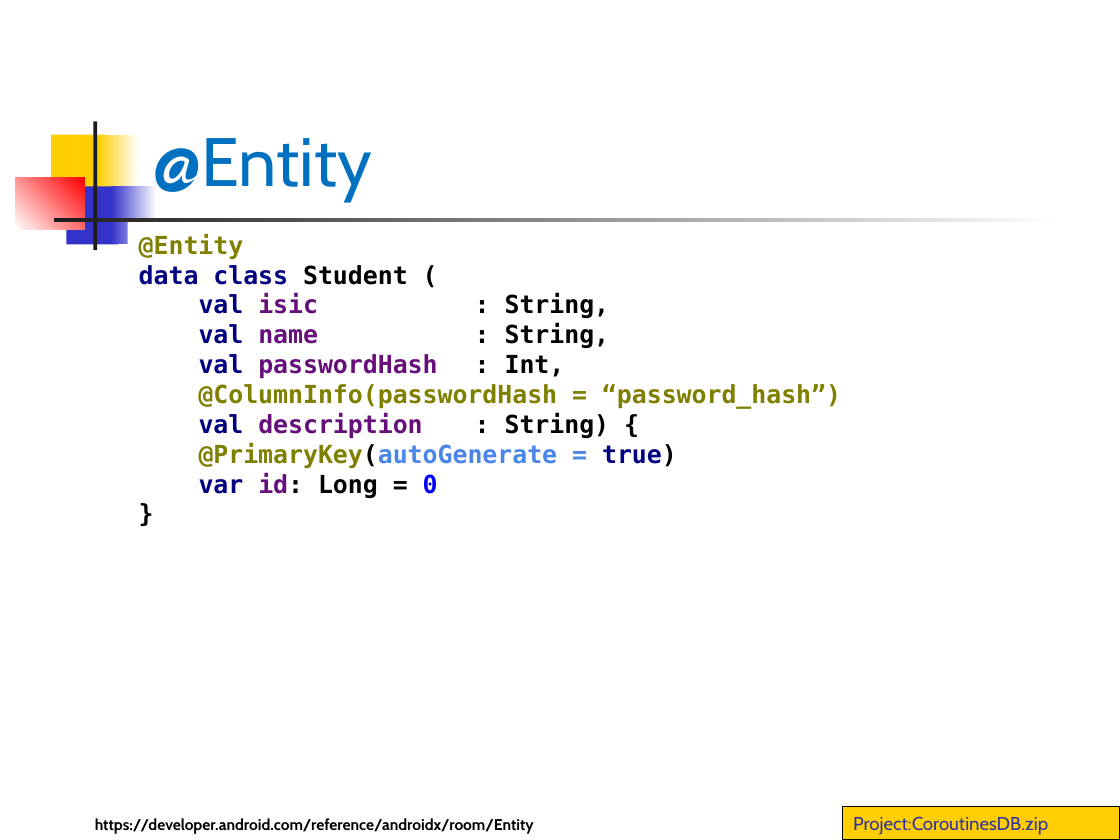
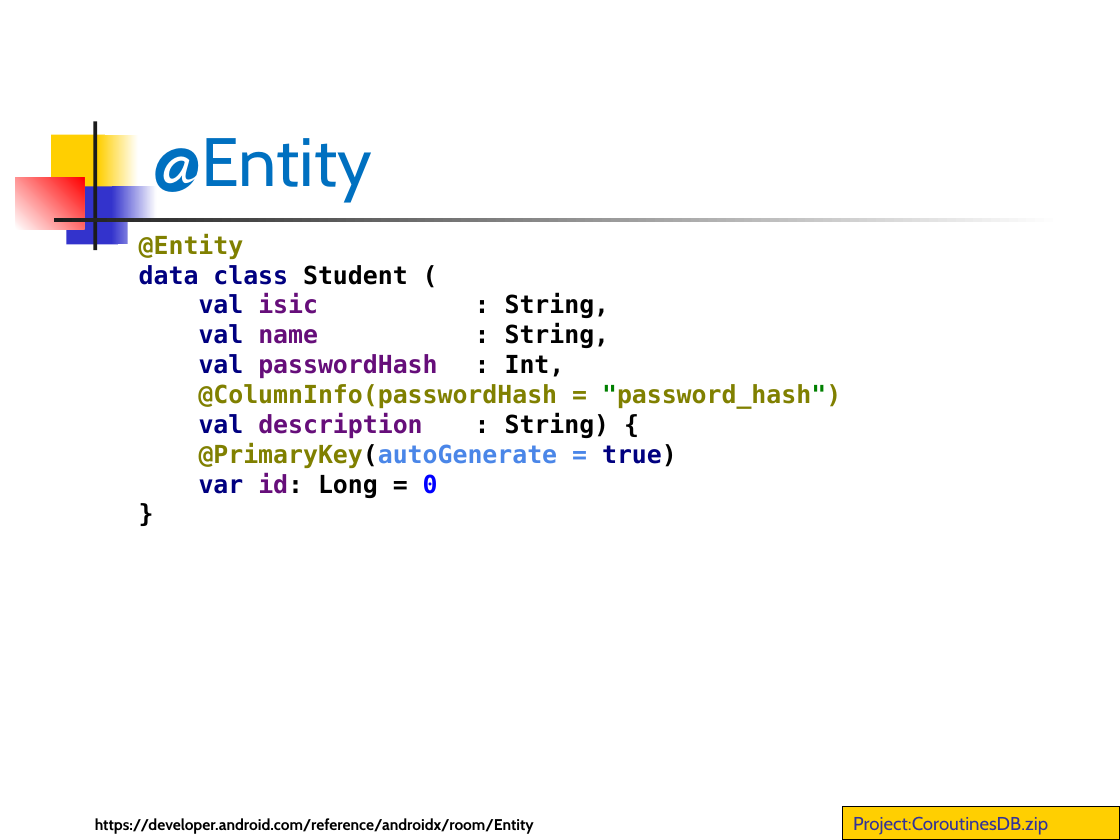
Before and after one commit to vmandro/Prednasky, a slide deck: slide 6 of 12/12_Android.ppt (slide 5 before the commit). Drawn at 1120x840 pixels with LibreOffice and Linux fonts; fonts in the diff are those of the drawing. Boxes give left, top, right and bottom in pixels: in the first picture for what was removed or moved away, otherwise in the second. Text is boxed around its words. In the diff, an @@ line names an element or a change of style, - is before the commit and + after.

```diff
--- a/12/12_Android.ppt
+++ b/12/12_Android.ppt
@@ text in rectangle at <box>198,384,841,498</box>: text changed @@
-@ColumnInfo(passwordHash = “password_hash”)
-val description : String) {
-@PrimaryKey(autoGenerate = true)
-var id: Long = 0
-}
+@ColumnInfo(passwordHash = "password_hash")
+val description : String) {
+@PrimaryKey(autoGenerate = true)
+var id: Long = 0
+}
```
Also in this commit, not shown: 24 other slides changed, 6 slides added, 1 slide removed, 1 other file.
